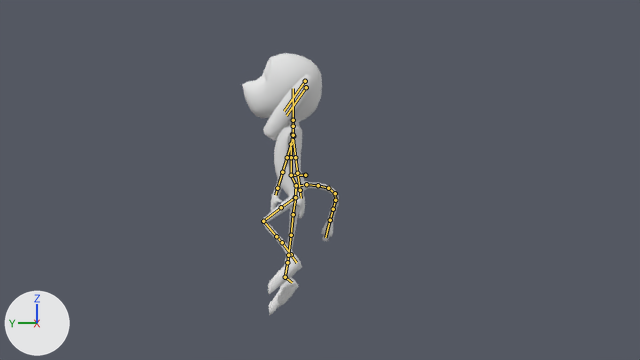
A saved change to the Blender file Assets/Resources/Models/Plug.blend.
Camera for both pictures: the file's camera 'Camera'. Every picture has the same lights, and +X, +Y and +Z are marked at lower left. Both versions are drawn at frame 20 of the action 'TurnAround'; the numbers are the values there. The bones that bend it are drawn over the model as lines.

In view in the first picture: 'PlugMesh.002'.
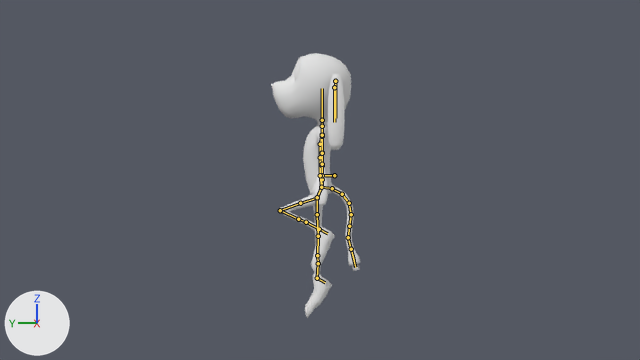
What differs and where, as boxes (x1, y1, x2, y2) in the pictures (640 x 360 px):
'PlugMesh.002', posed (8% narrower): before (242, 53, 339, 315); after (271, 53, 360, 318)
'Eyes', posed: before (264, 61, 270, 80); after (294, 61, 300, 81)
bone 'Bone', root to tip: before (305, 175) to (291, 175); after (334, 175) to (320, 175)
bone 'Bone.003_L.001', root to tip: before (292, 134) to (295, 157); after (322, 134) to (322, 152)
bone 'Bone.003_R.001', root to tip: before (293, 136) to (287, 157); after (322, 136) to (322, 153)
bone 'EarLeftBone', root to tip: before (305, 81) to (284, 111); after (335, 81) to (335, 118)
bone 'Bone.007', root to tip: before (291, 175) to (296, 185); after (320, 175) to (321, 187)
bone 'Bone.007_L.004', root to tip: before (263, 221) to (276, 236); after (280, 210) to (298, 219)
bone 'Bone.007_R.001', root to tip: before (295, 197) to (293, 214); after (317, 197) to (317, 214)
bone 'TailIK', root to tip: before (330, 220) to (325, 237); after (351, 249) to (355, 267)

What the commit changed:
Bone 'Bone' (bone_bone) moves from (0.0, 0.0, 0.0) to (0.0, 2.01, 0.01).
Bone 'Bone.003_L.001' (bone_bone_003_l_001) turns from (-82, 0, 90) to (-53, 0, 0) degrees about its own x, y and z.
Bone 'Bone.003_R.001' (bone_bone_003_r_001) turns from (-73, 0, 90) to (-46, 0, 0) degrees about its own x, y and z.
Bone 'EarLeftBone' (bone_earleftbone) turns from (-86, -35, 0) to (-86, 0, 0) degrees about its own x, y and z.
Bone 'Bone.007' (bone_bone_007) turns from (18, 0, 0) to (0, 0, 0) degrees about its own x, y and z.
Bone 'Bone.007_L.004' (bone_bone_007_l_004) turns from (95, 3, 3) to (139, 2, 5) degrees about its own x, y and z.
Bone 'Bone.007_R.001' (bone_bone_007_r_001) turns from (-25, 4, -14) to (0, 0, -13) degrees about its own x, y and z.
Bone 'TailIK' (bone_tailik) moves from (1.96, -6.31, -2.36) to (0.14, -7.73, -4.28).
Bone 'TailIK' (bone_tailik) turns from (-75, 0, -17) to (-75, 0, 163) degrees about its own x, y and z.
